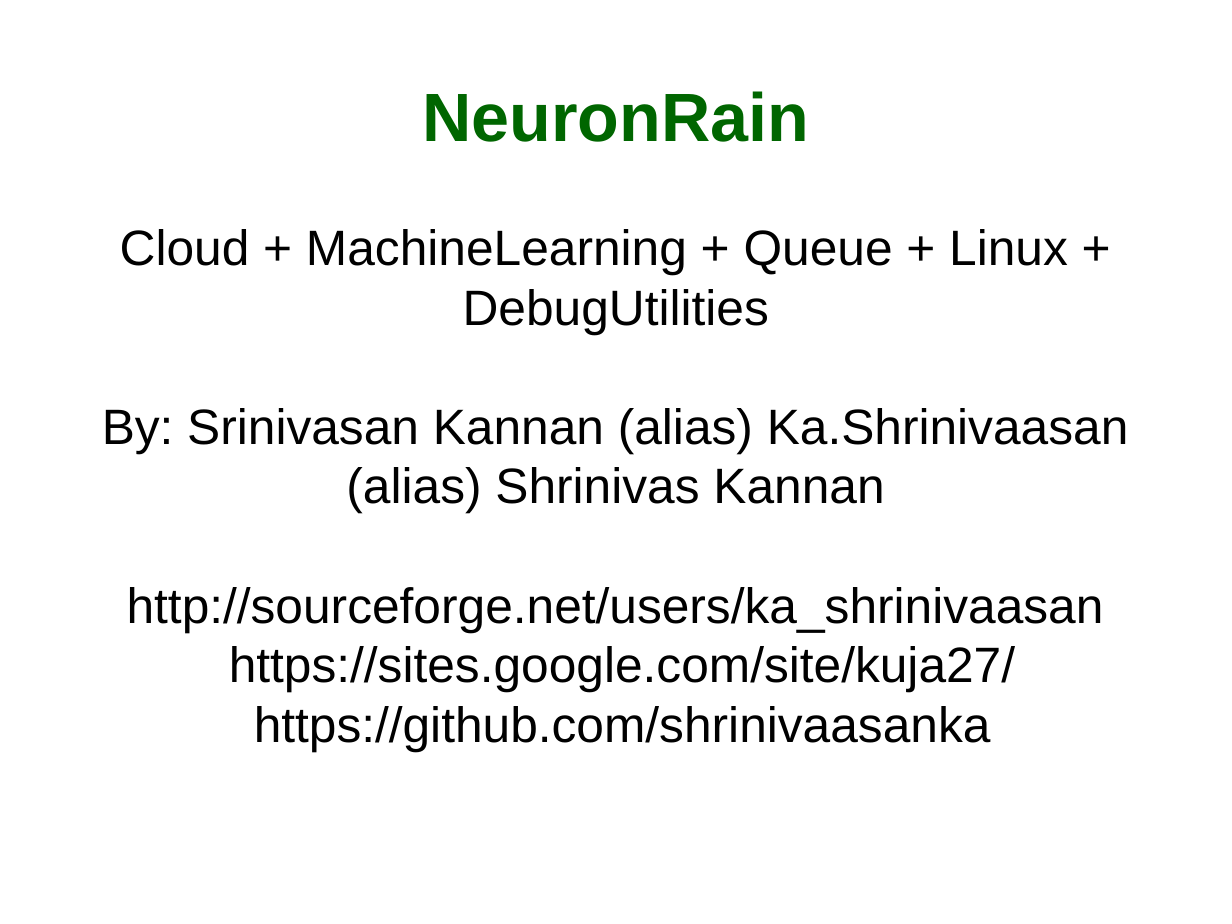
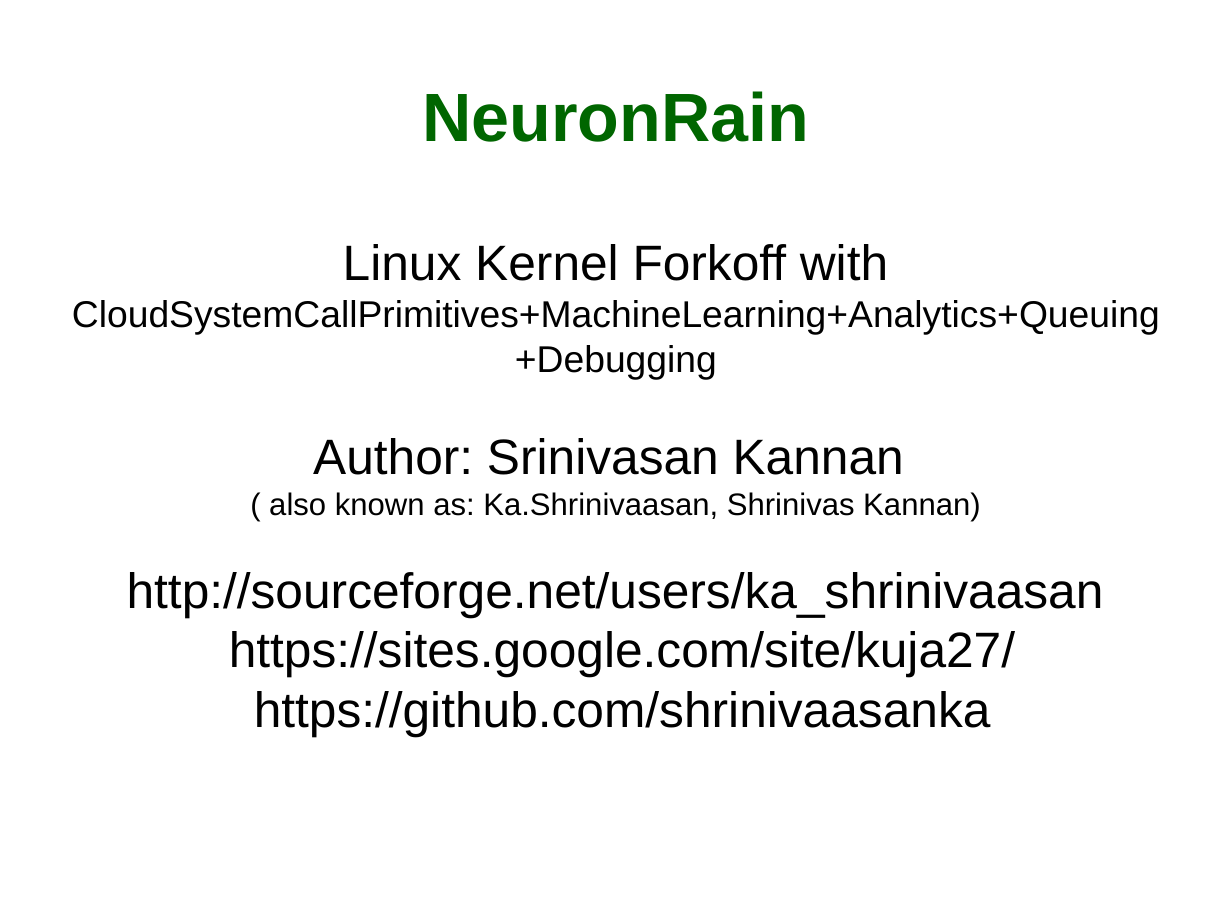
Before and after one commit to shrinivaasanka/ZodiacDatasoft, a slide deck: slide 1 of EnterpriseAnalytics_with_NeuronRain.odp. Drawn at 1232x924 pixels with LibreOffice and Linux fonts; fonts in the diff are those of the drawing. Boxes give left, top, right and bottom in pixels: in the first picture for what was removed or moved away, otherwise in the second. Text is boxed around its words. In the diff, an @@ line names an element or a change of style, - is before the commit and + after.

Commit message:
Rewritten introductory training material for NeuronRain

```diff
--- a/EnterpriseAnalytics_with_NeuronRain.odp
+++ b/EnterpriseAnalytics_with_NeuronRain.odp
@@ subtitle at [72,244,1160,521]: text changed; size 32 to 24 pt @@
-Cloud + MachineLearning + Queue + Linux + DebugUtilities
-By: Srinivasan Kannan (alias) Ka.Shrinivaasan (alias) Shrinivas Kannan
+Linux Kernel Forkoff with CloudSystemCallPrimitives+MachineLearning+Analytics+Queuing+Debugging
+Author: Srinivasan Kannan
+( also known as: Ka.Shrinivaasan, Shrinivas Kannan)
```
Also in this commit, not shown: 4 other slides changed, 1 other file.
